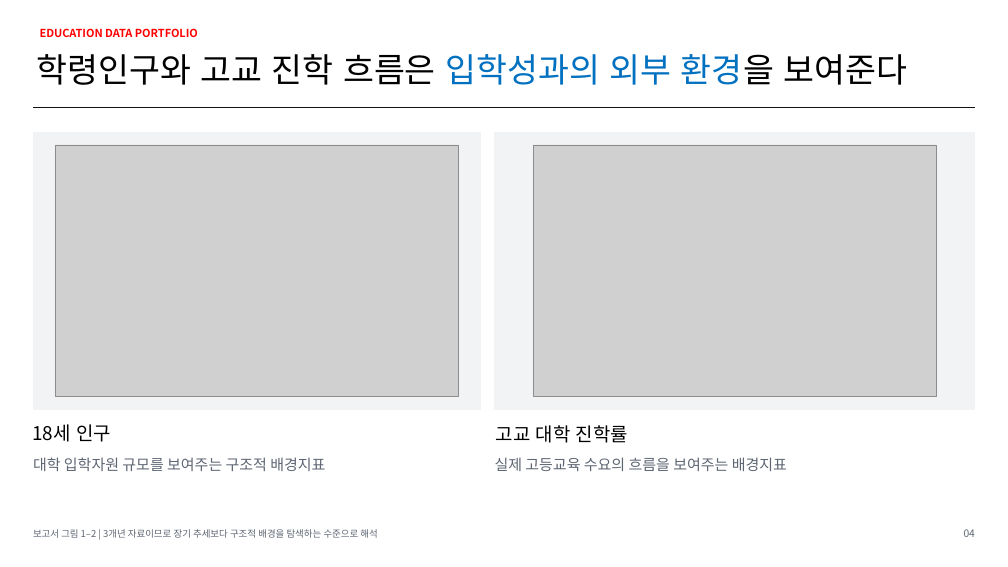
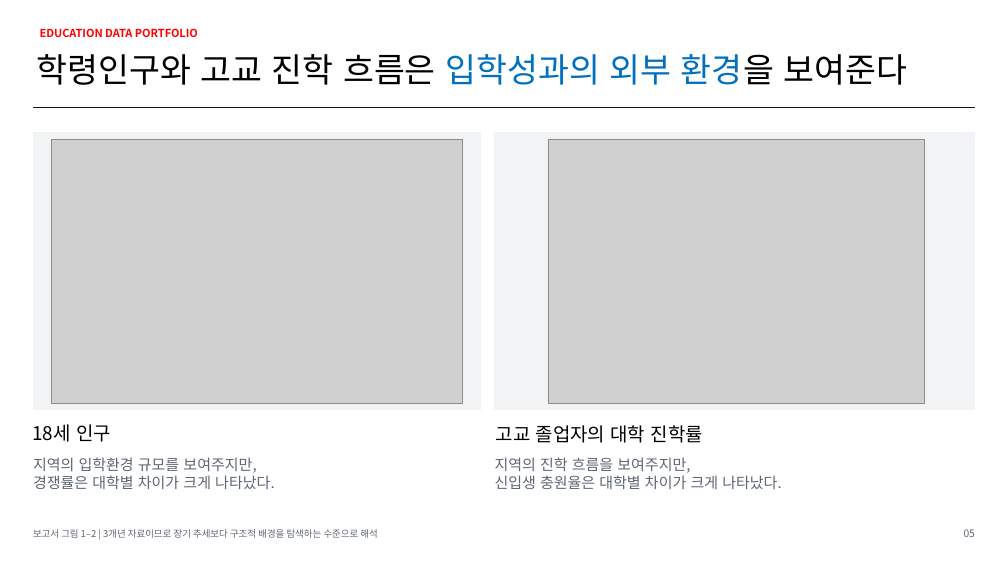
Before and after one commit to Jaewoong237/education-admission-data-project, a slide deck: slide 5 of reports/presentation/education_admission_project_presentation_final.pptx (slide 4 before the commit). Drawn at 1008x567 pixels with LibreOffice and Linux fonts; fonts in the diff are those of the drawing; grey boxes stand for pictures. Boxes give left, top, right and bottom in pixels: in the first picture for what was removed or moved away, otherwise in the second. Text is boxed around its words. In the diff, an @@ line names an element or a change of style, - is before the commit and + after.

```diff
--- a/reports/presentation/education_admission_project_presentation_final.pptx
+++ b/reports/presentation/education_admission_project_presentation_final.pptx
@@ picture: place and size @@
-picture at box(55, 145, 458, 397)
+picture at box(51, 140, 462, 405)
@@ picture: place and size @@
-picture at box(533, 145, 936, 397)
+picture at box(548, 140, 925, 404)
@@ text at box(496, 425, 703, 443): text changed @@
-고교 대학 진학률
+고교 졸업자의 대학 진학률
@@ text at box(33, 457, 274, 489): text changed @@
-대학 입학자원 규모를 보여주는 구조적 배경지표
+지역의 입학환경 규모를 보여주지만,
+경쟁률은 대학별 차이가 크게 나타났다.
@@ text at box(495, 457, 781, 489): text changed @@
-실제 고등교육 수요의 흐름을 보여주는 배경지표
+지역의 진학 흐름을 보여주지만,
+신입생 충원율은 대학별 차이가 크게 나타났다.
@@ text at box(964, 529, 975, 537): text changed @@
-04
+05
```
Also in this commit, not shown: 7 other slides changed, 1 slide added, 11 other files.
